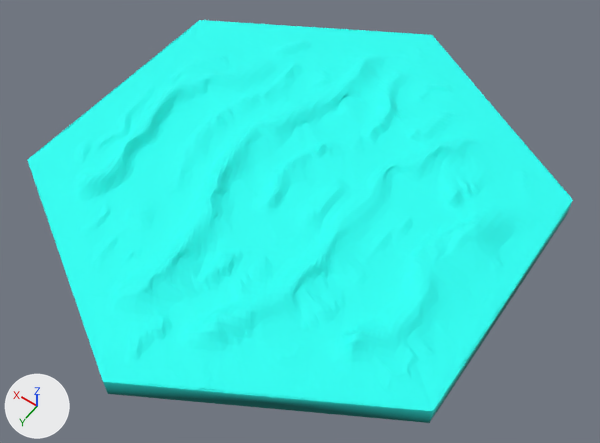
A saved change to the glTF model public/assets/water.glb.
The view is the same before and after, from a 50 mm lens placed at (-7.4, 44.5, 88.0), pointed at (32.9, -12.0, -0.8). The axes (+X, +Y, +Z) are drawn at lower left. The lights are the same throughout. The older version comes first. Vertices at exactly the same position are counted once.

In view in the first picture: 'water'.
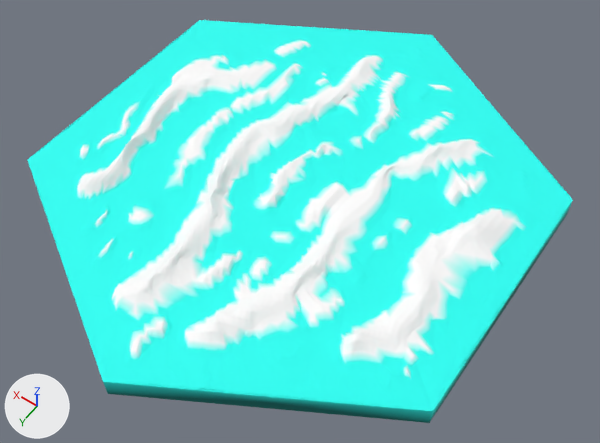
Changed parts and their boxes (x1, y1, x2, y2) in the pictures (600 x 443 px):
```json
{"part": 1, "of": "me_water", "change": "recoloured", "before": [76, 40, 527, 380], "after": [76, 40, 527, 380], "on screen": "lighter"}
```

Scene script edits in JSON lines:
```json
{"block": "me_water", "where": "me_water.from_pydata(...)  # 11711 vertices, 23458 faces; spans x 3.9..68.0, y -52.0..21.9, z 0.0..4.9"}
{"block": "me_water", "where": "# used by ob_water; location = (0.0, 0.0, 0.0)"}
{"block": "me_water", "change": "me_water part 1: 6957 faces centred in x 7.4..63.5, y -42.8..17.7, z 3.1..4.9 are repainted in the vertex colours; the middle colour goes from cyan #27fff5 to white #ffffff"}
```
